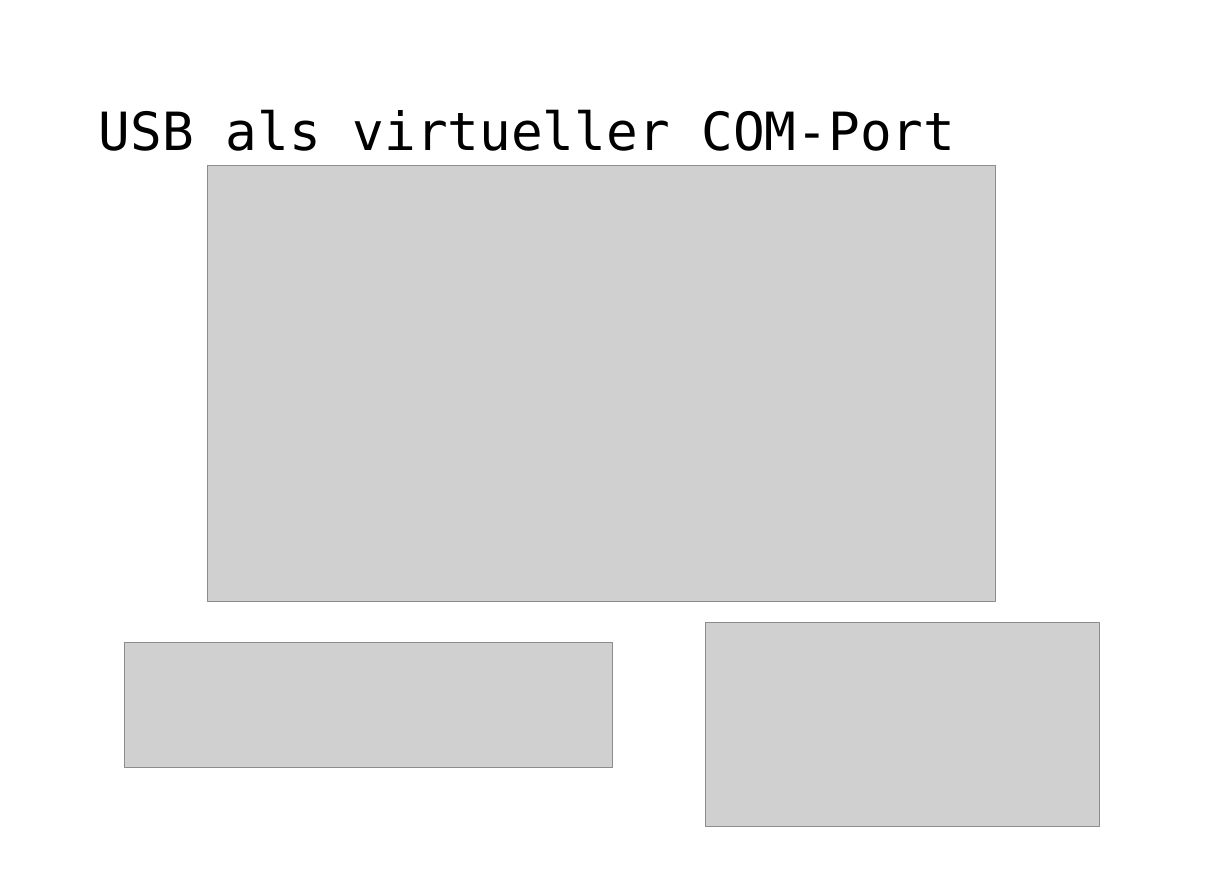
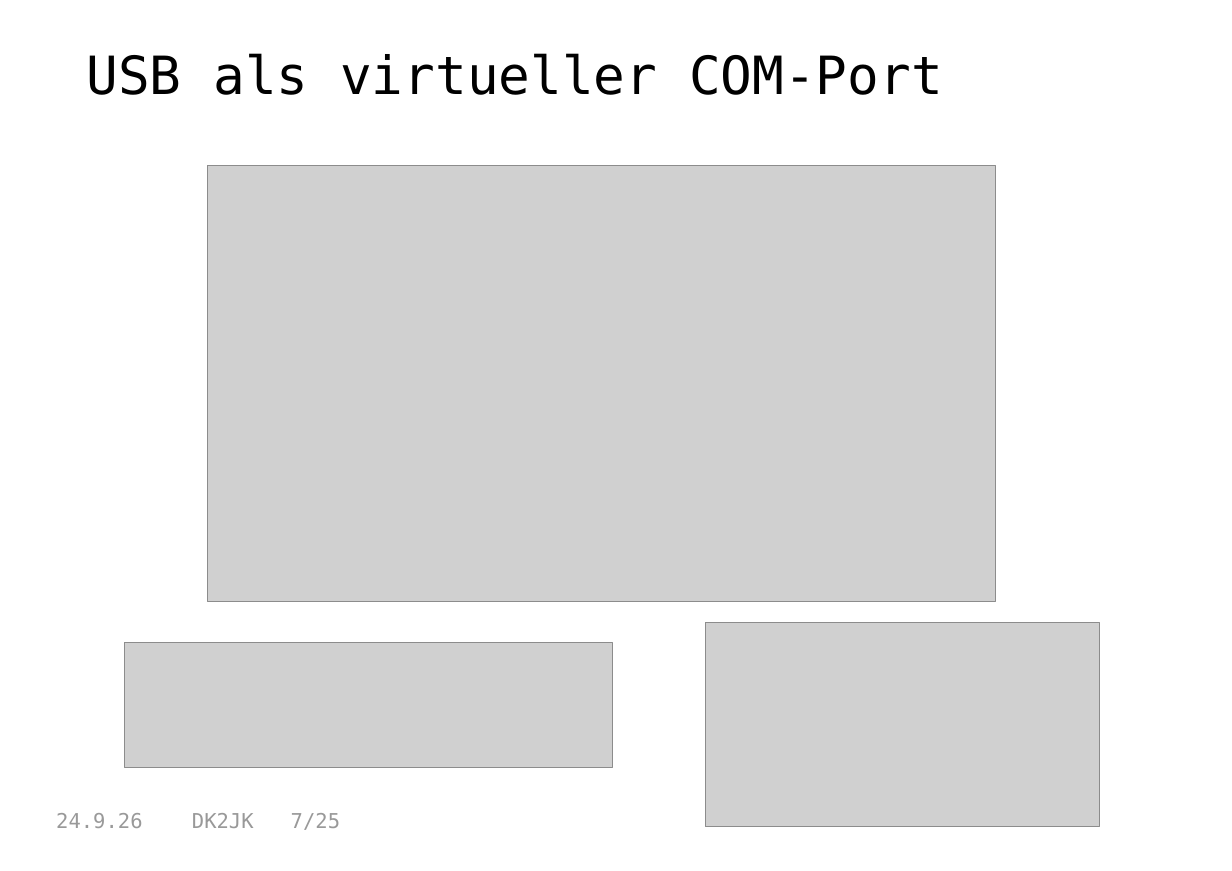
Before and after one commit to dk2jk/CAT--Control, a slide deck: slide 7 of Beispiele-CAT-Steuerung.odp (slide 6 before the commit). Drawn at 1232x871 pixels with LibreOffice and Linux fonts; fonts in the diff are those of the drawing; grey boxes stand for pictures. Boxes give left, top, right and bottom in pixels: in the first picture for what was removed or moved away, otherwise in the second. Text is boxed around its words. In the diff, an @@ line names an element or a change of style, - is before the commit and + after.

```diff
--- a/Beispiele-CAT-Steuerung.odp
+++ b/Beispiele-CAT-Steuerung.odp
@@ title "USB als virtueller COM-Port": place and size @@
-title "USB als virtueller COM-Port" at [99, 109, 956, 151]
+title "USB als virtueller COM-Port" at [86, 53, 943, 95]
@@ title "USB als virtueller COM-Port" at [86, 53, 943, 95]: vertical alignment middle to top @@
@@ text added at [56, 813, 340, 830], 14 pt, text #999999 @@
+24.9.26 DK2JK 7/25
```
Also in this commit, not shown: 20 other slides changed, 4 slides added, 2 slides removed, 2 other files.
